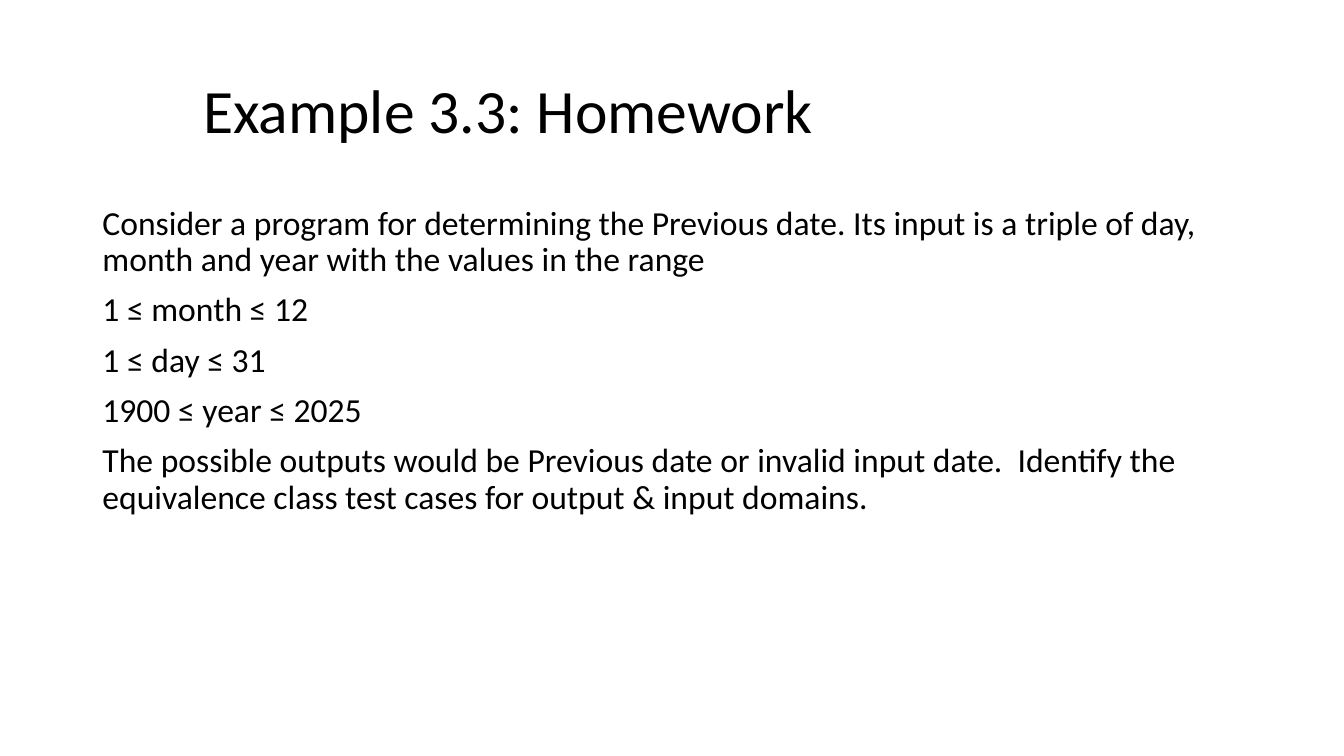
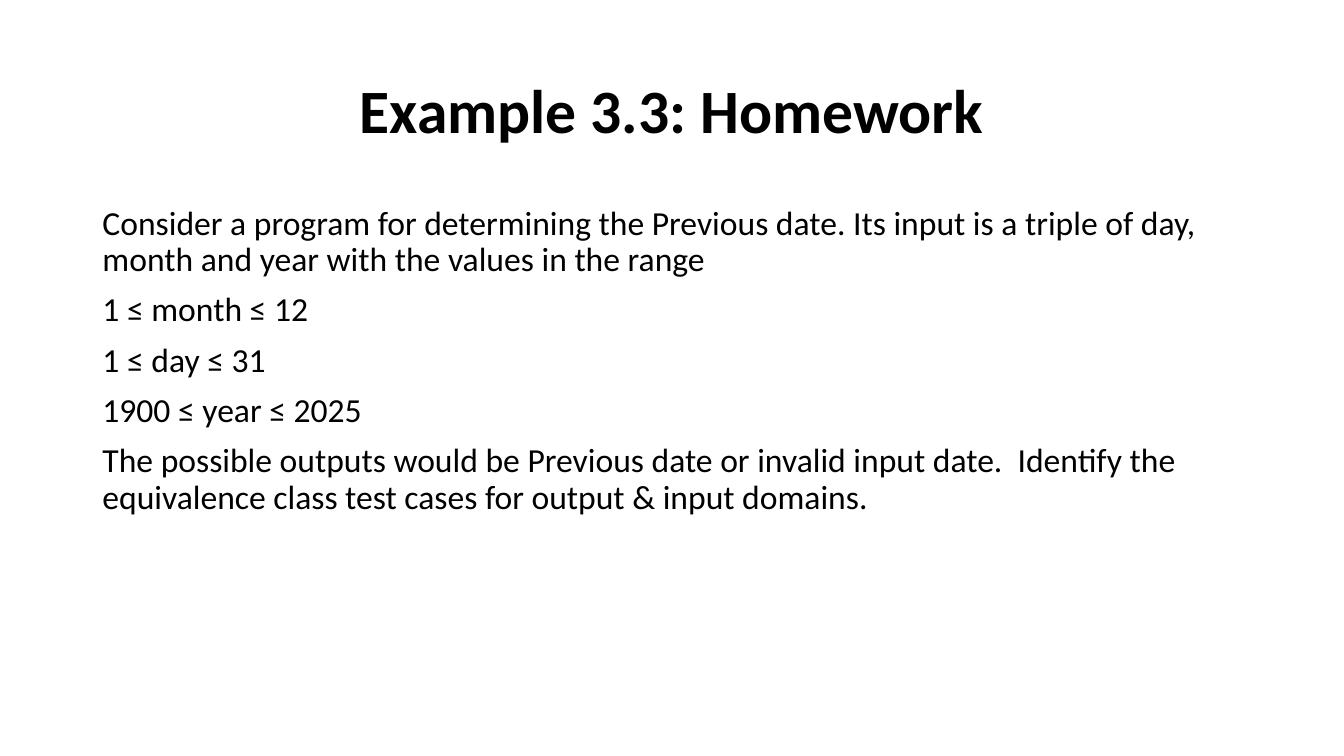
Before and after one commit to nashurgessa/Software-Testing-batch-2022-23, a slide deck: slide 16 of slides/L8_Equivalence Partitioning .pptx (slide 17 before the commit). Drawn at 1344x756 pixels with LibreOffice and Linux fonts; fonts in the diff are those of the drawing. Boxes give left, top, right and bottom in pixels: in the first picture for what was removed or moved away, otherwise in the second. Text is boxed around its words. In the diff, an @@ line names an element or a change of style, - is before the commit and + after.

```diff
--- a/slides/L8_Equivalence Partitioning .pptx
+++ b/slides/L8_Equivalence Partitioning .pptx
@@ title "Example 3.3: Homework" at box(360, 89, 983, 143): bold on; alignment left to centre @@
```
Also in this commit, not shown: 7 other slides changed, 1 slide added, 2 slides removed, 12 other files.
